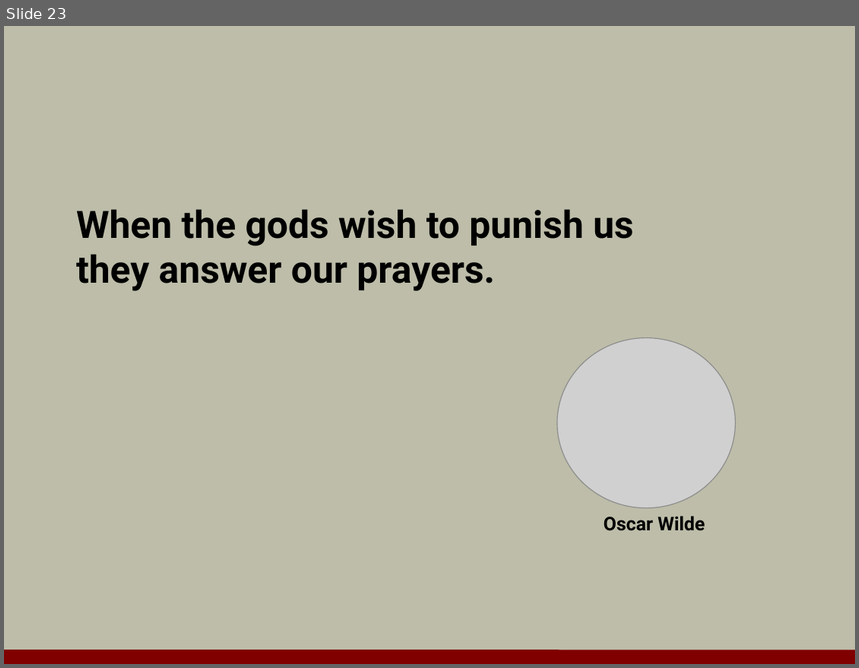
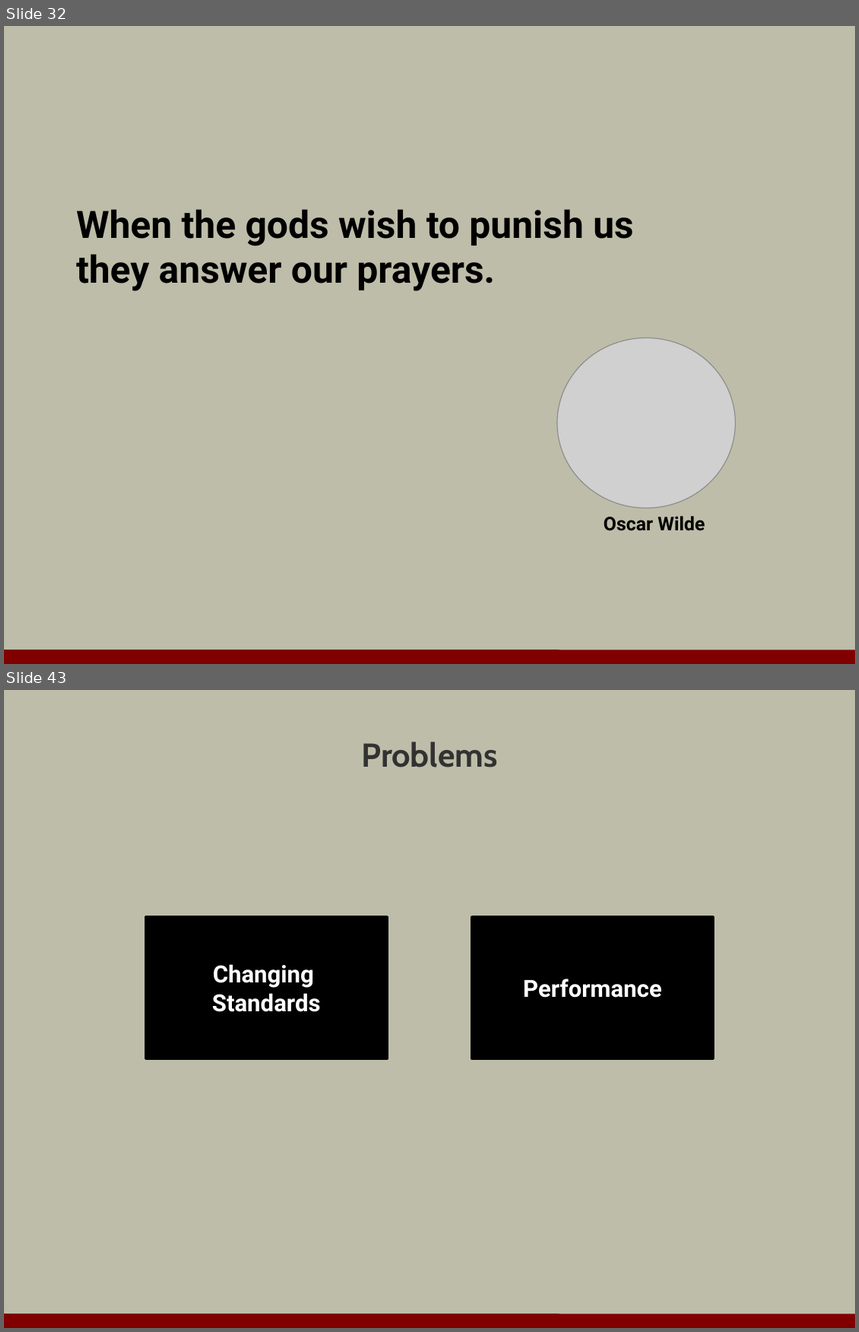
Before and after one commit to OdeToCode/classes, a slide deck: assorted/javascript_dragons.pptx. Shown one above the other, each under a label of ours: slide 23 before the commit, slides 32 and 43 after it; the slides between them are not shown. The pictures are 859x668 and 859x1332 pixels, drawn with LibreOffice and Linux fonts; fonts in the diff are those of the drawing; grey boxes stand for pictures; background and template pictures are left out. Boxes give left, top, right and bottom in pixels: in the first picture for what was removed or moved away, otherwise in the second. Text is boxed around its words. In the diff, an @@ line names an element or a change of style, - is before the commit and + after.

```diff
--- a/assorted/javascript_dragons.pptx
+++ b/assorted/javascript_dragons.pptx
@@ slide 43 added at bbox=[4, 690, 855, 1328], background #BDBDA9; not listed: 1 template element that a slide beside it also shows @@
@@ title added at bbox=[361, 742, 497, 768], 28 pt, text #323232, bold @@
+Problems
@@ rectangle added at bbox=[146, 917, 387, 1059], fill #000000, outline #000000 2 pt, 20 pt, text #FFFFFF, bold @@
+Changing
+Standards
@@ rectangle added at bbox=[472, 917, 713, 1059], fill #000000, outline #000000 2 pt, 20 pt, text #FFFFFF, bold @@
+Performance
@@ what was slide 23 is now slide 32 @@
```
Also in this commit, not shown: 3 slides changed, 25 other slides added, 2 slides removed, 1 other file.
